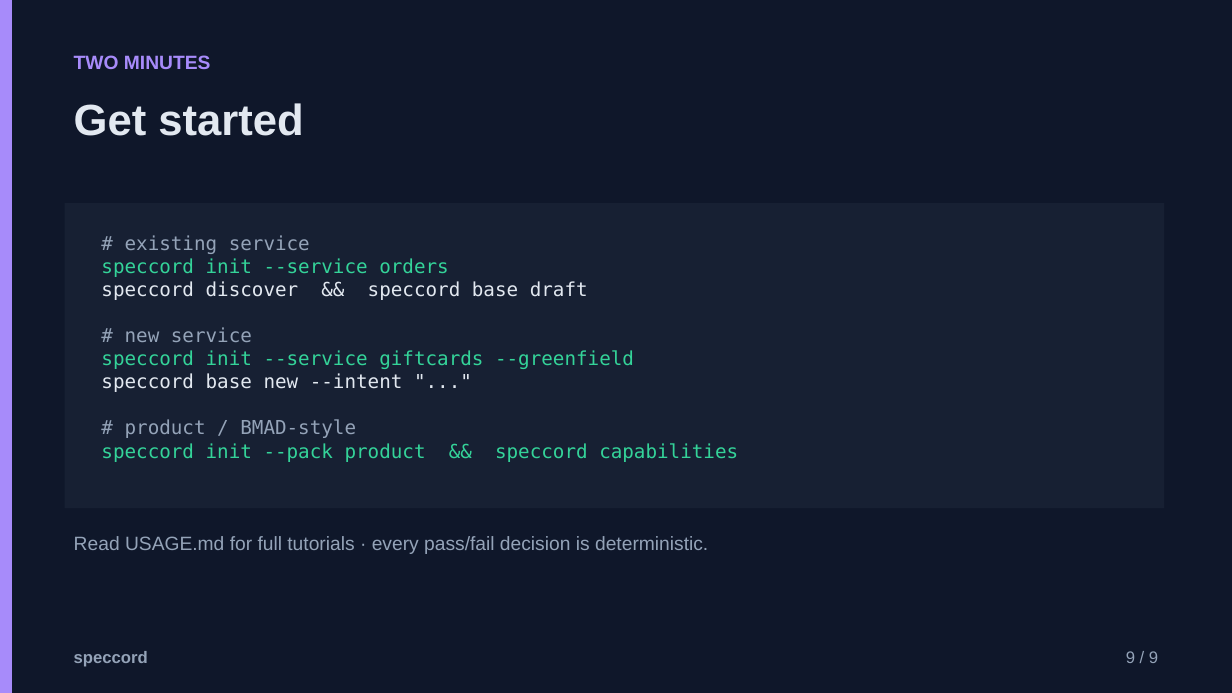
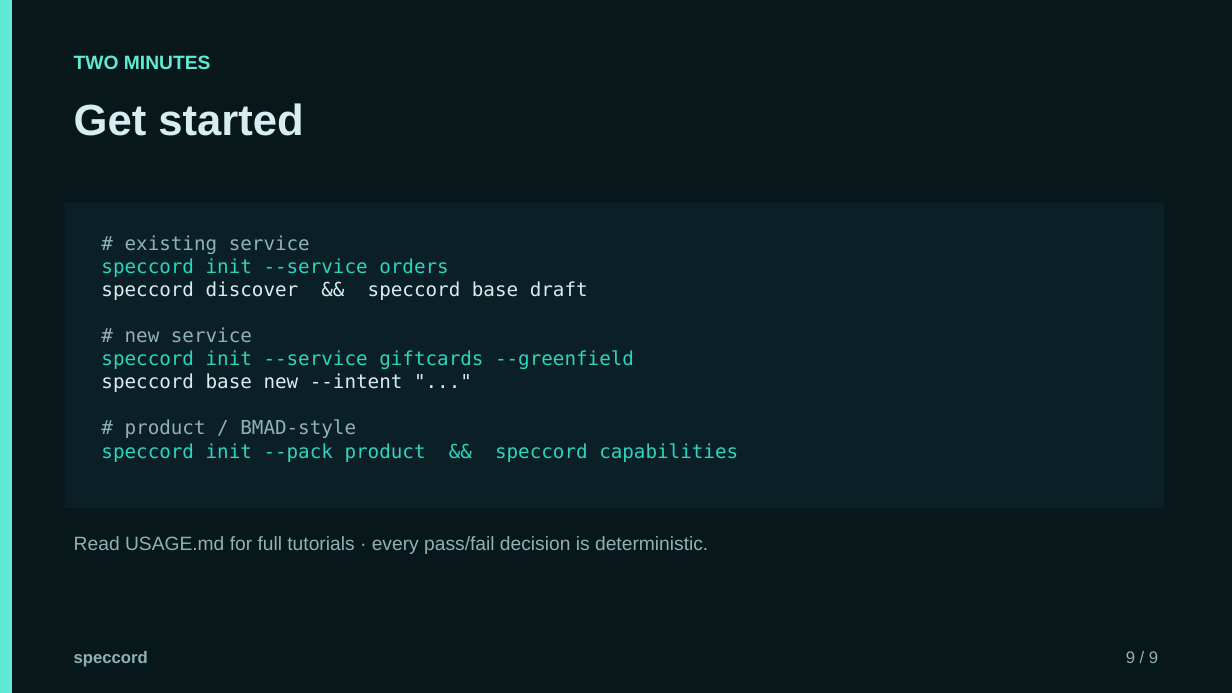
Before and after one commit to krishnachaitanyap/speccord, a slide deck: slide 9 of docs/speccord-deck.pptx. Drawn at 1232x693 pixels with LibreOffice and Linux fonts; fonts in the diff are those of the drawing. Boxes give left, top, right and bottom in pixels: in the first picture for what was removed or moved away, otherwise in the second. Text is boxed around its words. In the diff, an @@ line names an element or a change of style, - is before the commit and + after.

```diff
--- a/docs/speccord-deck.pptx
+++ b/docs/speccord-deck.pptx
@@ background #0F172A to #07171A @@
@@ rectangle at <box>0,0,12,693</box>: fill #A78BFA to #5EEAD4 @@
@@ text "TWO MINUTES" at <box>74,55,211,69</box>: text colour #A78BFA to #5EEAD4 @@
@@ text "Get started" at <box>74,103,303,136</box>: text colour #E2E8F0 to #D6EEF0 @@
@@ rectangle at <box>65,203,1165,508</box>: fill #172033 to #0B2026 @@
@@ text "# existing service" at <box>101,235,738,462</box>: text colour #94A3B8 to #8FB2B6 in "# existing service", "# new service", "# product / BMAD-style"; text colour #34D399 to #2DD4BF in "speccord init --service orders", "speccord init --service giftcards --greenfield", "speccord init --pack product && speccord capabilities"; text colour #E2E8F0 to #D6EEF0 in "speccord discover && speccord base draft", "speccord base new --intent "..."" @@
@@ text colour #94A3B8 to #8FB2B6 in 3 elements at <box>74,536,708,554</box>, <box>74,651,148,667</box>, <box>1126,651,1158,663</box> @@
```
Also in this commit, not shown: 8 other slides changed, 18 other files.
